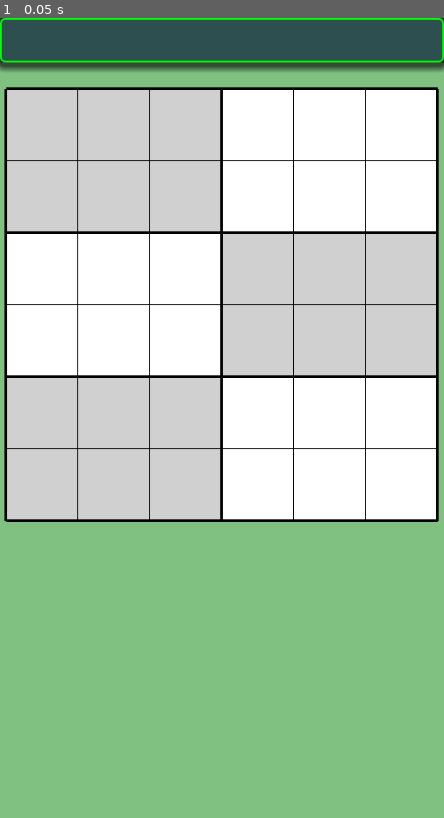
Above: before the commit, frame 1.
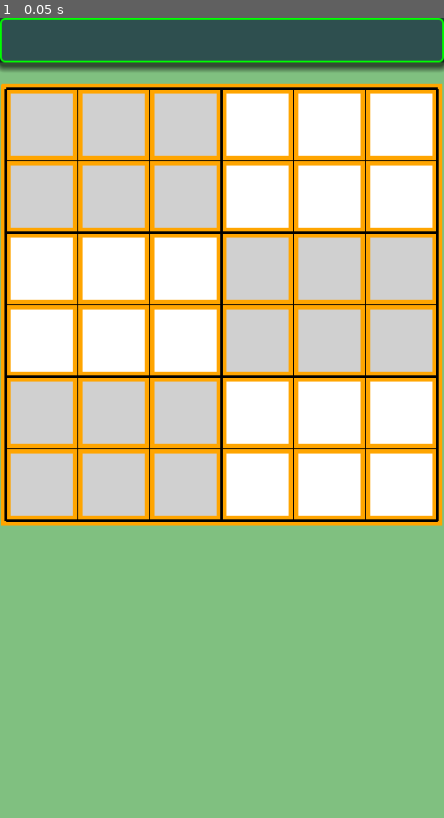
Above: after the commit, the same moment.

Repository: vivisuke/GD4KillerSudoku6
Game: Godot game, scene res://main_scene.tscn
The game is run twice, just before and just after one commit, with the same random seed, the same clock (stepped at 60 frames per second) and the same inputs.
Inputs:
- Up to frame 1 (0.05 s): no input

The runs differ from the first frame. In frame 1, 15% of the frame differs, in the area x 0-100%, y 8-64%.

Commit message:
0009 ◎ C 04/03 04/03 0.001│ToDo│（オレンジ色）ケージグリッド描画

Diff:
--- a/GD4KillerSudoku6/main_scene.tscn
+++ b/GD4KillerSudoku6/main_scene.tscn
@@ -1,8 +1,9 @@
-[gd_scene load_steps=4 format=3 uid="uid://df63unibnxvr5"]
+[gd_scene load_steps=5 format=3 uid="uid://df63unibnxvr5"]
 
 [ext_resource type="Script" path="res://scripts/TitleBar.gd" id="1_ltfgv"]
 [ext_resource type="Script" path="res://scripts/Board.gd" id="2_n82ed"]
 [ext_resource type="Script" path="res://scripts/Grid.gd" id="3_kpcp0"]
+[ext_resource type="Script" path="res://scripts/CageGrid.gd" id="3_xly3w"]
 
 [node name="MainScene" type="Node2D"]
 
@@ -24,6 +25,13 @@
 offset_bottom = 566.0
 script = ExtResource("2_n82ed")
 
+[node name="CageGrid" type="ColorRect" parent="Board"]
+layout_mode = 0
+offset_right = 40.0
+offset_bottom = 40.0
+color = Color(1, 1, 1, 0)
+script = ExtResource("3_xly3w")
+
 [node name="Grid" type="ColorRect" parent="Board"]
 layout_mode = 0
 offset_right = 40.0
--- /dev/null
+++ b/GD4KillerSudoku6/scripts/CageGrid.gd
@@ -0,0 +1,32 @@
+extends ColorRect
+
+const N_VERT = 6
+const N_HORZ = 6
+const N_CELLS = N_HORZ * N_VERT
+const CELL_WIDTH = 81
+const WD = 11
+
+var cage_ix = []
+
+func _ready():
+	if true:	# for Test
+		cage_ix.resize(N_CELLS)
+		for i in range(N_CELLS): cage_ix[i] = i % 4
+	pass # Replace with function body.
+
+func _draw():
+	if cage_ix == []: return
+	var col = Color.ORANGE
+	var ix = 0
+	for y in range(N_VERT):
+		var py = y * CELL_WIDTH
+		for x in range(N_HORZ):
+			var px = x * CELL_WIDTH
+			if x == 0 || cage_ix[ix-1] != cage_ix[ix]:
+				draw_line(Vector2(px, py-WD/2), Vector2(px, py+CELL_WIDTH+WD/2), col, WD)
+			if y == 0 || cage_ix[ix-N_HORZ] != cage_ix[ix]:
+				draw_line(Vector2(px-WD/2, py), Vector2(px+CELL_WIDTH+WD/2, py), col, WD)
+			ix += 1
+	draw_line(Vector2(CELL_WIDTH*N_HORZ, 0), Vector2(CELL_WIDTH*N_HORZ, CELL_WIDTH*N_VERT+WD/2), col, WD)
+	draw_line(Vector2(0, CELL_WIDTH*N_VERT), Vector2(CELL_WIDTH*N_HORZ+WD/2, CELL_WIDTH*N_VERT), col, WD)
+	pass
Not shown, changed: GD4KillerSudoku6.spr
